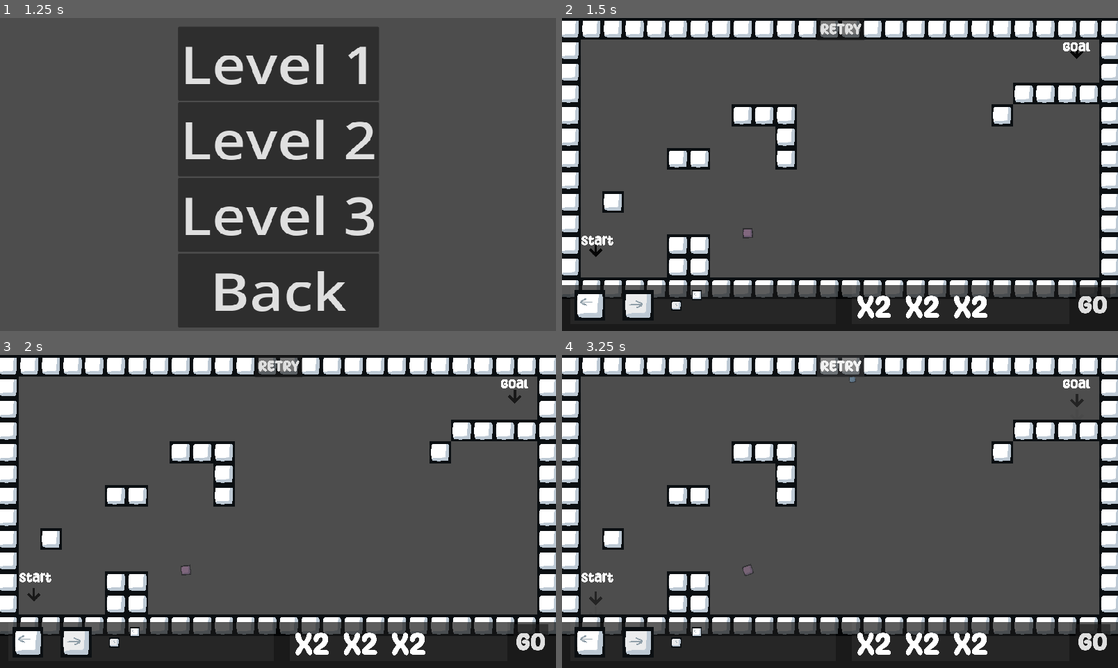
Above: before the commit, frames 1-4 (two rows, left to right).
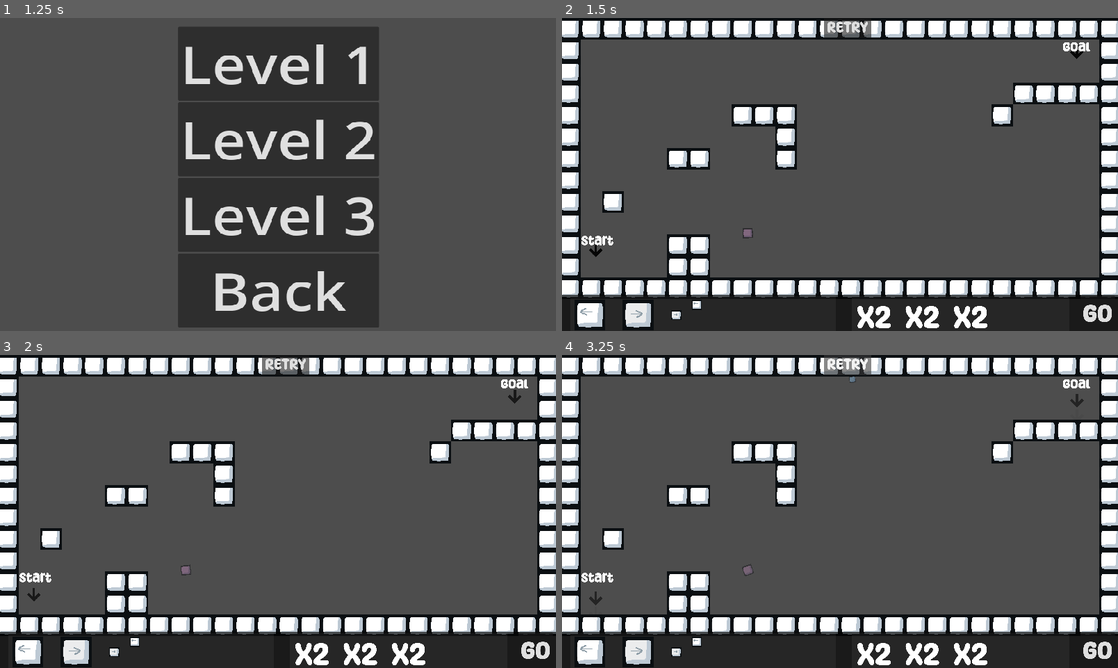
Above: after the commit, the same moments.

Repository: matt-neave/shapeEscape
Game: Godot game, scene res://scenes/menu.tscn
Same seed, same stepped clock (60 frames per second), same inputs: the game is played once before the commit and once after it.
Inputs (mouse positions are in pixels of both pictures, inside the frame that each line leads up to):
- Up to frame 1 (1.25 s): click "Start Game" at 0.5 s
- Up to frame 2 (1.5 s): click "Level 1" at 1.25 s
- Up to frame 3 (2 s): no input
- Up to frame 4 (3.25 s): click (589, 642) at 2.02 s; click "RETRY" at 2.75 s

Frame 1 is identical in both runs. In frame 2, 5.2% of the frame differs, in the area x 0-100%, y 0-100%; in frame 3, 5.2%; in frame 4, 5.3%.

Commit message:
Changed pause menu's exit to back to levels, and fixed the UI to match dimensions

Diff:
--- a/map_resources/world_tile_set.tres
+++ b/map_resources/world_tile_set.tres
@@ -6,58 +6,26 @@
 texture = ExtResource("1_01qya")
 texture_region_size = Vector2i(64, 64)
 0:0/0 = 0
-0:0/0/physics_layer_0/linear_velocity = Vector2(0, 0)
-0:0/0/physics_layer_0/angular_velocity = 0.0
 0:0/0/physics_layer_0/polygon_0/points = PackedVector2Array(-32, -32, 32, -32, 32, 32, -32, 32)
 1:0/0 = 0
-1:0/0/physics_layer_0/linear_velocity = Vector2(0, 0)
-1:0/0/physics_layer_0/angular_velocity = 0.0
 1:0/0/physics_layer_0/polygon_0/points = PackedVector2Array(-32, -32, 32, -32, 32, 32, -32, 32)
 2:0/0 = 0
-2:0/0/physics_layer_0/linear_velocity = Vector2(0, 0)
-2:0/0/physics_layer_0/angular_velocity = 0.0
 3:0/0 = 0
-3:0/0/physics_layer_0/linear_velocity = Vector2(0, 0)
-3:0/0/physics_layer_0/angular_velocity = 0.0
 0:1/0 = 0
-0:1/0/physics_layer_0/linear_velocity = Vector2(0, 0)
-0:1/0/physics_layer_0/angular_velocity = 0.0
 0:1/0/physics_layer_0/polygon_0/points = PackedVector2Array(-32, -32, 32, -32, 32, 32, -32, 32)
 1:1/0 = 0
-1:1/0/physics_layer_0/linear_velocity = Vector2(0, 0)
-1:1/0/physics_layer_0/angular_velocity = 0.0
 1:1/0/physics_layer_0/polygon_0/points = PackedVector2Array(-32, -32, 32, -32, 32, 32, -32, 32)
 2:1/0 = 0
-2:1/0/physics_layer_0/linear_velocity = Vector2(0, 0)
-2:1/0/physics_layer_0/angular_velocity = 0.0
 3:1/0 = 0
-3:1/0/physics_layer_0/linear_velocity = Vector2(0, 0)
-3:1/0/physics_layer_0/angular_velocity = 0.0
 0:2/0 = 0
-0:2/0/physics_layer_0/linear_velocity = Vector2(0, 0)
-0:2/0/physics_layer_0/angular_velocity = 0.0
 0:2/0/physics_layer_0/polygon_0/points = PackedVector2Array(-32, -32, 32, -32, 32, 32, -32, 32)
 1:2/0 = 0
-1:2/0/physics_layer_0/linear_velocity = Vector2(0, 0)
-1:2/0/physics_layer_0/angular_velocity = 0.0
 2:2/0 = 0
-2:2/0/physics_layer_0/linear_velocity = Vector2(0, 0)
-2:2/0/physics_layer_0/angular_velocity = 0.0
 3:2/0 = 0
-3:2/0/physics_layer_0/linear_velocity = Vector2(0, 0)
-3:2/0/physics_layer_0/angular_velocity = 0.0
 0:3/0 = 0
-0:3/0/physics_layer_0/linear_velocity = Vector2(0, 0)
-0:3/0/physics_layer_0/angular_velocity = 0.0
 1:3/0 = 0
-1:3/0/physics_layer_0/linear_velocity = Vector2(0, 0)
-1:3/0/physics_layer_0/angular_velocity = 0.0
 2:3/0 = 0
-2:3/0/physics_layer_0/linear_velocity = Vector2(0, 0)
-2:3/0/physics_layer_0/angular_velocity = 0.0
 3:3/0 = 0
-3:3/0/physics_layer_0/linear_velocity = Vector2(0, 0)
-3:3/0/physics_layer_0/angular_velocity = 0.0
 
 [resource]
 tile_size = Vector2i(64, 64)
--- a/scenes/sample_world.tscn
+++ b/scenes/sample_world.tscn
@@ -38,10 +38,8 @@
 layer_0/name = "base_map"
 layer_0/tile_data = PackedInt32Array(65533, 0, 2, 65534, 0, 2, 65535, 0, 2, 0, 0, 2, 1, 0, 2, 2, 0, 2, 65532, 0, 2, 655 …(1163 unchanged characters)…
 layer_1/name = "placed_tiles"
-layer_1/tile_data = PackedInt32Array()
 layer_2/name = "placement_tiles"
 layer_2/modulate = Color(1, 1, 1, 0.466667)
-layer_2/tile_data = PackedInt32Array()
 script = ExtResource("2_x5ed3")
 shapes_control = NodePath("../UI/AvaliableShapes")
 
@@ -51,28 +49,28 @@
 anchors_preset = 2
 anchor_top = 1.0
 anchor_bottom = 1.0
-offset_top = -95.0
+offset_top = -75.0
 offset_right = 1152.0
 grow_vertical = 0
 theme_override_styles/panel = SubResource("StyleBoxFlat_rk7v1")
 
 [node name="AvaliableShapes" parent="UI" instance=ExtResource("4_jnf17")]
 offset_left = 18.0
-offset_top = 554.0
+offset_top = 574.0
 offset_right = -22.0
 offset_bottom = 514.0
 
 [node name="AvaliableMultipliers" parent="UI" instance=ExtResource("5_86tck")]
 offset_left = 600.0
-offset_top = 553.0
+offset_top = 574.0
 offset_right = 560.0
 offset_bottom = 513.0
 
 [node name="StartButton" type="Button" parent="UI"]
-offset_left = 1064.0
-offset_top = 557.0
-offset_right = 1243.0
-offset_bottom = 740.0
+offset_left = 1074.0
+offset_top = 575.0
+offset_right = 1253.0
+offset_bottom = 758.0
 scale = Vector2(0.4, 0.4)
 focus_mode = 0
 theme_override_fonts/font = ExtResource("7_k4dme")
@@ -120,12 +118,15 @@
 [node name="CanvasLayer" type="CanvasLayer" parent="."]
 
 [node name="Retry" type="Button" parent="CanvasLayer"]
-anchors_preset = 5
-anchor_left = 0.5
-anchor_right = 0.5
-offset_left = -47.0
-offset_right = 344.0
-offset_bottom = 183.0
+anchors_preset = -1
+anchor_left = 0.514
+anchor_top = 0.029
+anchor_right = 0.514
+anchor_bottom = 0.029
+offset_left = -49.128
+offset_top = -22.792
+offset_right = 341.872
+offset_bottom = 160.208
 grow_horizontal = 2
 scale = Vector2(0.25, 0.25)
 focus_mode = 0
@@ -153,9 +154,9 @@
 anchor_top = 0.5
 anchor_right = 0.5
 anchor_bottom = 0.5
-offset_left = -138.0
+offset_left = -252.0
 offset_top = -136.0
-offset_right = 323.0
+offset_right = 622.0
 offset_bottom = 264.0
 grow_horizontal = 2
 grow_vertical = 2
@@ -167,14 +168,14 @@
 [node name="Resume" type="Button" parent="PauseMenu/CenterContainer/VBoxContainer"]
 layout_mode = 2
 theme_override_fonts/font = ExtResource("7_k4dme")
-theme_override_font_sizes/font_size = 128
+theme_override_font_sizes/font_size = 75
 text = "Resume"
 
-[node name="Exit" type="Button" parent="PauseMenu/CenterContainer/VBoxContainer"]
-layout_mode = 2
-theme_override_fonts/font = ExtResource("7_k4dme")
-theme_override_font_sizes/font_size = 128
-text = "ExIT"
+[node name="BackToLevelMap" type="Button" parent="PauseMenu/CenterContainer/VBoxContainer"]
+layout_mode = 2
+theme_override_fonts/font = ExtResource("7_k4dme")
+theme_override_font_sizes/font_size = 75
+text = "Back to Levels"
 
 [node name="LevelComplete" type="CanvasLayer" parent="."]
 process_mode = 3
--- a/scripts/game_manager.gd
+++ b/scripts/game_manager.gd
@@ -37,6 +37,9 @@
 
 var current_state: GameState = GameState.MENU
 
+var level_unlocked = [true, false]
+var level_completed = [false, false]
+
 func _ready():
 	_test_shapes()
 	_go_to_menu()
@@ -50,14 +53,38 @@
 	current_state = GameState.LEVEL_SELECT
 	get_tree().change_scene_to_file("res://scenes/level_select.tscn")
 
-func _start_level(level_path: String):
-	level_path = levels[current_level_index]
-	current_state = GameState.GAMEPLAY
-	get_tree().change_scene_to_file(level_path)
+#func _start_level(level_path: String):
+	#level_path = levels[current_level_index]
+	#current_state = GameState.GAMEPLAY
+	#get_tree().change_scene_to_file(level_path)
+
+func _start_level(level_index: int):
+	if level_unlocked[level_index]:
+		current_level_index = level_index
+		current_state = GameState.GAMEPLAY
+		var level_path = levels[current_level_index]
+		get_tree().change_scene_to_file(level_path)
+	else:
+		print("Level is locked!")
+
+#func _on_level_complete():
+	#current_level_index += 1
+	#_go_to_level_select()
 
 func _on_level_complete():
-	current_level_index += 1
+	level_completed[current_level_index] = true
+
+	# Unlock the next level if it exists
+	if current_level_index + 1 < level_unlocked.size():
+		level_unlocked[current_level_index + 1] = true
+
 	_go_to_level_select()
+
+
+	# Optionally return to level select or reset the game for replay
+	#_reset_game()
+
+
 
 func _test_shapes():
 	# Create some testing shapes, consisting of a 1x1 and a 2x1
--- a/scripts/level_manager.gd
+++ b/scripts/level_manager.gd
@@ -27,10 +27,6 @@
 func _process(delta):
 	pass
 
-func _toggle_game_state():
-	SoundManager.play_sound(SoundManager.SOUNDS.BUTTON_CLICK)
-	_start_game()
-
 func _start_game():
 	game_state = GameState.PLAY
 	indicators.hide()
@@ -38,9 +34,11 @@
 	var player = PLAYER.instantiate()
 	add_child(player)
 
+func _toggle_game_state():
+	SoundManager.play_sound(SoundManager.SOUNDS.BUTTON_CLICK)
+	_start_game()
 
 func _reset_game():
-
 	SoundManager.play_sound(SoundManager.SOUNDS.BUTTON_CLICK)
 
 	# Remove the player
@@ -55,7 +53,6 @@
 		retry_particles.queue_free()
 		player.queue_free()
 
-
 	game_state = GameState.BUILD
 	indicators.show()
 	ui.show()
--- a/scripts/pause_menu.gd
+++ b/scripts/pause_menu.gd
@@ -1,19 +1,19 @@
 extends CanvasLayer
 
 @onready var resume = $CenterContainer/VBoxContainer/Resume
-@onready var exit = $CenterContainer/VBoxContainer/Exit
+@onready var back_to_level_map = $CenterContainer/VBoxContainer/BackToLevelMap
 
 # Called when the node enters the scene tree for the first time.
 func _ready():
 	add_to_group("pause")
 	resume.pressed.connect(pause)
-	exit.pressed.connect(_exit)
+	back_to_level_map.pressed.connect(_back_to_level_map)
 
 func pause():
 	get_tree().paused = !get_tree().paused
 	visible = !visible
 
-func _exit():
+func _back_to_level_map():
 	get_tree().paused = false
 	get_tree().change_scene_to_file("res://scenes/level_select.tscn")
 
--- /dev/null
+++ b/scripts/validate_levels.gd
@@ -0,0 +1,46 @@
+# LevelValidator.gd
+@tool
+extends Node
+
+# Function to check if the level is solvable
+func is_level_solvable(tilemap, blocks, multipliers):
+	var start = find_start_position(tilemap)
+	var end = find_end_position(tilemap)
+
+	return solve(start, end, blocks, multipliers, tilemap)
+
+# Recursive function to attempt to solve the level
+func solve(current_position, end_position, blocks, multipliers, tilemap):
+	if current_position == end_position:
+		return true  # Reached the goal
+
+	for block in blocks:
+		for multiplier in range(1, block.max_multiplier + 1):
+			var scaled_block = scale_block(block, multiplier)
+			var possible_positions = get_valid_positions(current_position, scaled_block, tilemap)
+
+			for position in possible_positions:
+				if can_place_block(position, scaled_block, tilemap):
+					# Temporarily place the block
+					place_block(position, scaled_block, tilemap)
+
+					if solve(position, end_position, blocks, multipliers - 1, tilemap):
+						return true  # Found a solution
+
+					# Backtrack: remove the block and try another configuration
+					remove_block(position, scaled_block, tilemap)
+
+	return false  # No solution found
+
+# Helper functions
+# find_start_position, find_end_position, scale_block,
+# get_valid_positions, can_place_block, place_block, remove_block
+
+# Example helper function
+func find_start_position(tilemap):
+	# Logic to find the start position on the map
+	return Vector2(0, 0)  # Example position
+
+func find_end_position(tilemap):
+	# Logic to find the end position on the map
+	return Vector2(10, 10)  # Example position
Not shown, changed: assets/fonts/MotleyForcesRegular-w1rZ3.ttf.import
